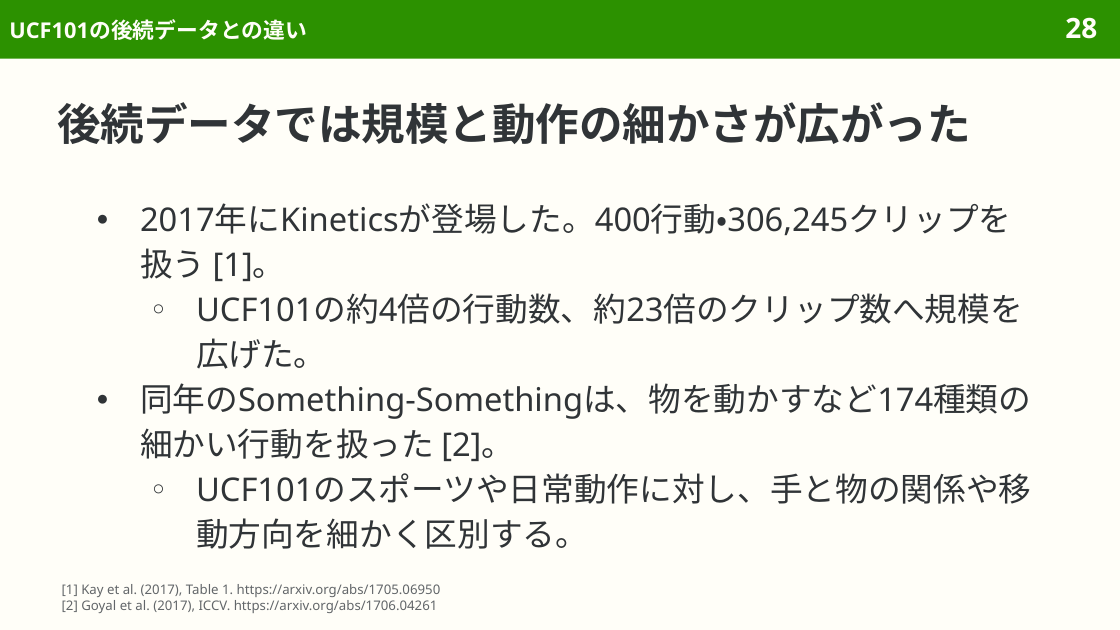
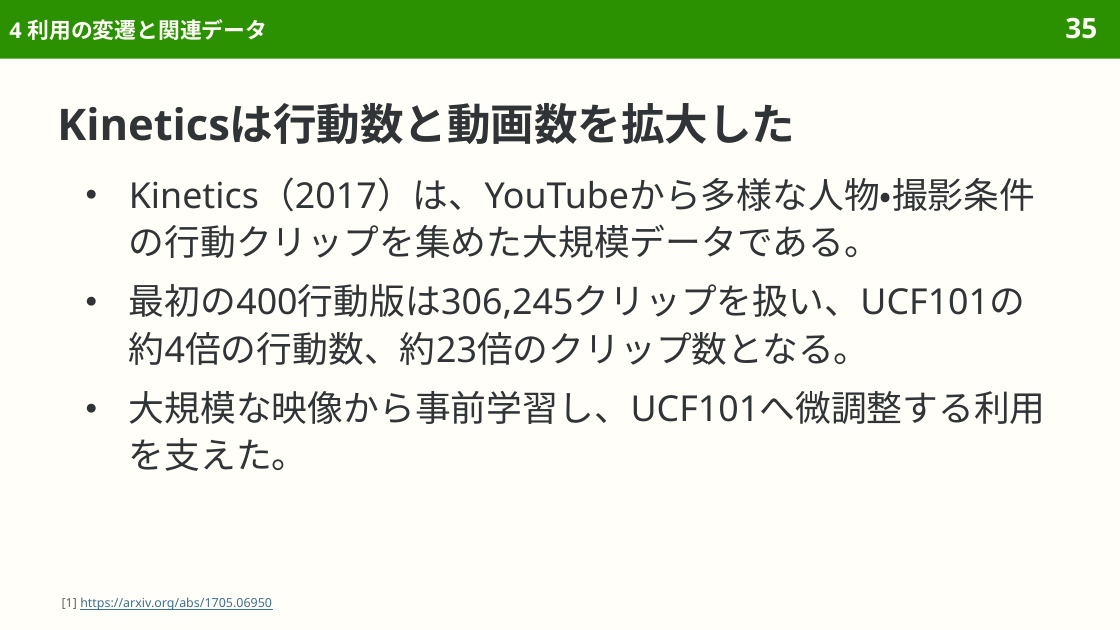
Before and after one commit to sasakiy84/datasets-in-10-minutes, a slide deck: slide 35 of slides/datasets-in-10-minutes-ucf101.pptx (slide 28 before the commit). Drawn at 1120x630 pixels with LibreOffice and Linux fonts; fonts in the diff are those of the drawing. Boxes give left, top, right and bottom in pixels: in the first picture for what was removed or moved away, otherwise in the second. Text is boxed around its words. In the diff, an @@ line names an element or a change of style, - is before the commit and + after.

```diff
--- a/slides/datasets-in-10-minutes-ucf101.pptx
+++ b/slides/datasets-in-10-minutes-ucf101.pptx
@@ title at [9,19,267,40]: text changed @@
-UCF101の後続データとの違い
+4 利用の変遷と関連データ
@@ page number at [1065,17,1097,39]: text changed @@
-28
+35
@@ title at [57,103,795,144]: text changed @@
-後続データでは規模と動作の細かさが広がった
+Kineticsは行動数と動画数を拡大した
@@ text at [129,177,1046,471]: text changed; size 21 to 23 pt @@
-● 2017年にKineticsが登場した。400行動・306,245クリップを扱う [1]。
-  ○ UCF101の約4倍の行動数、約23倍のクリップ数へ規模を広げた。
-● 同年のSomething-Somethingは、物を動かすなど174種類の細かい行動を扱った [2]。
-  ○ UCF101のスポーツや日常動作に対し、手と物の関係や移動方向を細かく区別する。
+● Kinetics（2017）は、YouTubeから多様な人物・撮影条件の行動クリップを集めた大規模データである。
+● 最初の400行動版は306,245クリップを扱い、UCF101の約4倍の行動数、約23倍のクリップ数となる。
+● 大規模な映像から事前学習し、UCF101へ微調整する利用を支えた。
@@ text at [62,597,272,610]: text changed; size 8.5 to 8 pt; text colour #626669 to #3F6F8F @@
-[1] Kay et al. (2017), Table 1. https://arxiv.org/abs/1705.06950
-[2] Goyal et al. (2017), ICCV. https://arxiv.org/abs/1706.04261
+[1] https://arxiv.org/abs/1705.06950
```
Also in this commit, not shown: 65 other slides changed, 7 slides added, 1 slide removed, 12 other files.
